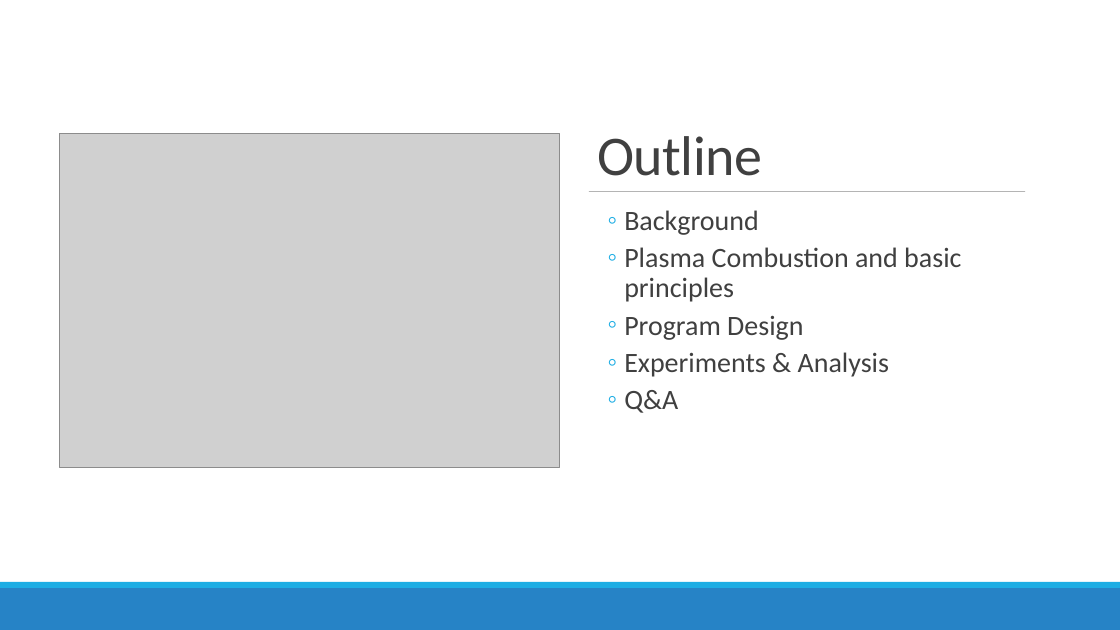
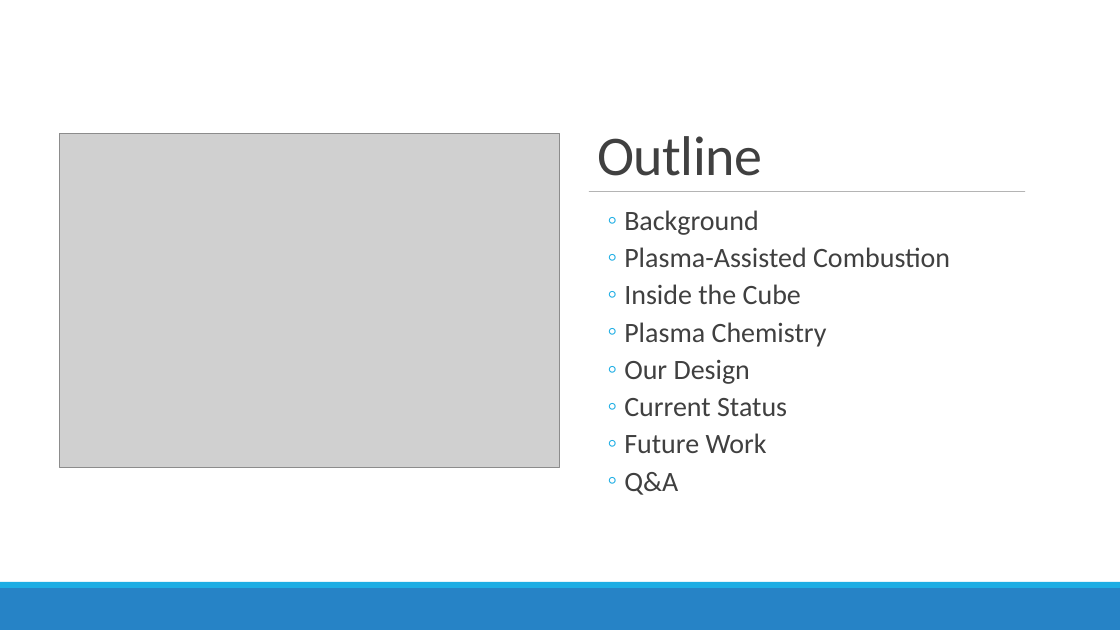
Before and after one commit to SulemanMahmood/PlasmaCombustion, a slide deck: slide 2 of 598Slides.pptx. Drawn at 1120x630 pixels with LibreOffice and Linux fonts; fonts in the diff are those of the drawing; grey boxes stand for pictures. Boxes give left, top, right and bottom in pixels: in the first picture for what was removed or moved away, otherwise in the second. Text is boxed around its words. In the diff, an @@ line names an element or a change of style, - is before the commit and + after.

```diff
--- a/598Slides.pptx
+++ b/598Slides.pptx
@@ text at (624, 247, 950, 453): text changed @@
-  ◦ Plasma Combustion and basic principles
-  ◦ Program Design
-  ◦ Experiments & Analysis
+  ◦ Plasma-Assisted Combustion
+  ◦ Inside the Cube
+  ◦ Plasma Chemistry
+  ◦ Our Design
+  ◦ Current Status
+  ◦ Future Work
```
Also in this commit, not shown: 7 other slides changed, 2 slides added, 3 slides removed, 9 other files.
